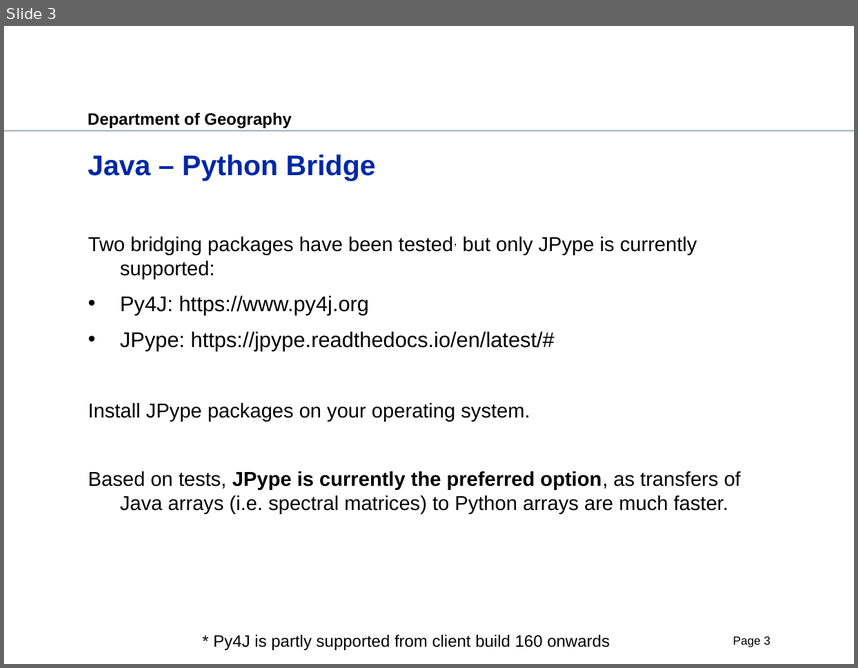
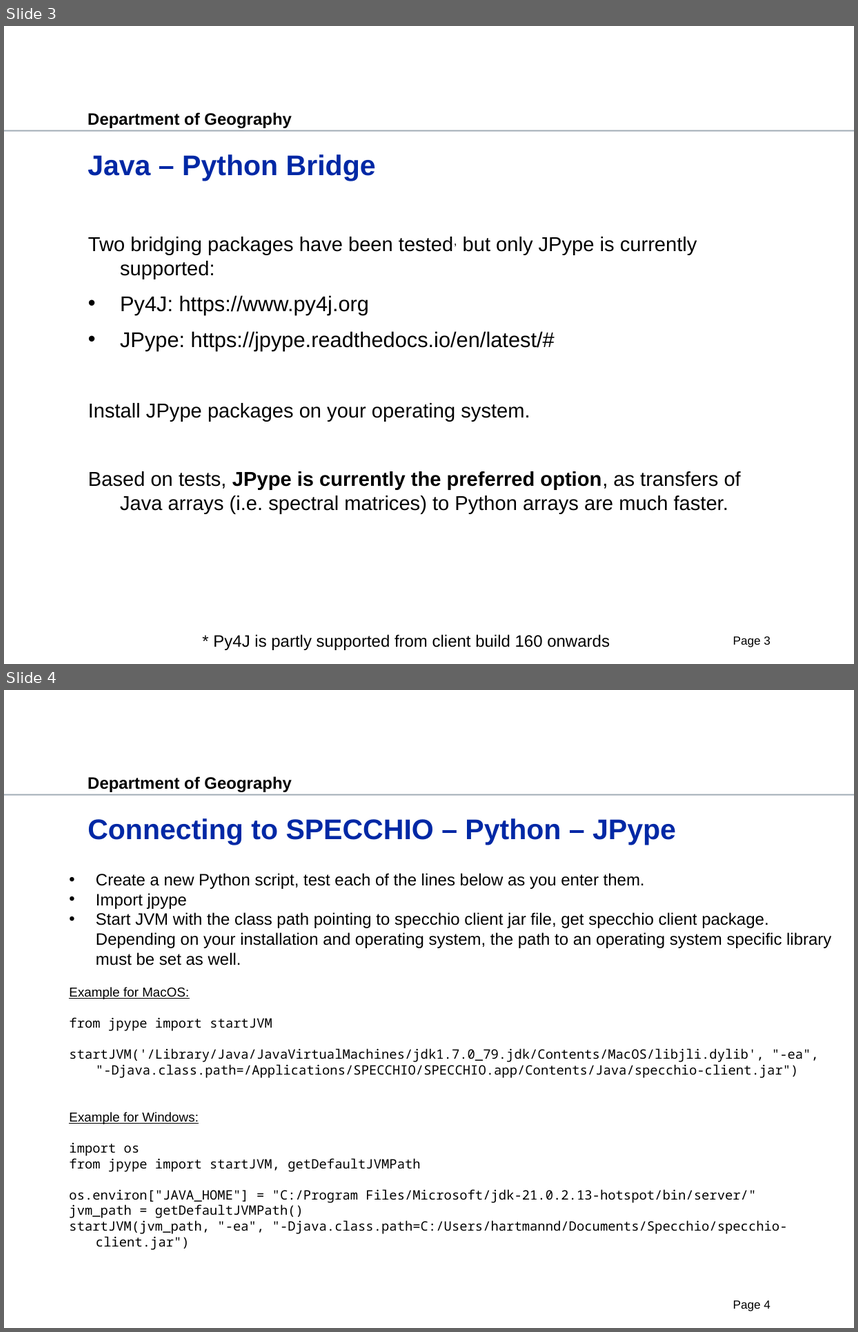
Before and after one commit to SPECCHIODB/Guides, a slide deck: Programming Course/Python_accessing_SPECCHIO.ppt. Shown one above the other, each under a label of ours: slide 3 before the commit, slides 3 and 4 after it. The pictures are 858x668 and 858x1332 pixels, drawn with LibreOffice and Linux fonts; fonts in the diff are those of the drawing; background and template pictures are left out. Boxes give left, top, right and bottom in pixels: in the first picture for what was removed or moved away, otherwise in the second. Text is boxed around its words. In the diff, an @@ line names an element or a change of style, - is before the commit and + after.

Commit message:
Updates to show how to connect the JVM via jpype under Windows.

```diff
--- a/Programming Course/Python_accessing_SPECCHIO.ppt
+++ b/Programming Course/Python_accessing_SPECCHIO.ppt
@@ slide 4 added at (4, 690, 854, 1328), background #FFFFFF; not listed: 2 template elements that a slide beside it also shows @@
@@ title added at (87, 818, 676, 845), 24 pt, text #0028A5, bold @@
+Connecting to SPECCHIO – Python – JPype
@@ text added at (69, 873, 831, 1250), 11 pt, text #000000 @@
+• Create a new Python script, test each of the lines below as you enter them.
+• Import jpype
+• Start JVM with the class path pointing to specchio client jar file, get specchio client package. Depending on your installation and operating system, the path to an operating system specific library must be set as well.
+Example for MacOS:
+from jpype import startJVM
+startJVM('/Library/Java/JavaVirtualMachines/jdk1.7.0_79.jdk/Contents/MacOS/libjli.dylib', "-ea", "-Djava.class.path=/Applications/SPECCHIO/SPECCHIO.app/Contents/Java/specchio-client.jar")
+Example for Windows:
+import os
+from jpype import startJVM, getDefaultJVMPath
+os.environ["JAVA_HOME"] = "C:/Program Files/Microsoft/jdk-21.0.2.13-hotspot/bin/server/"
+jvm_path = getDefaultJVMPath()
+startJVM(jvm_path, "-ea", "-Djava.class.path=C:/Users/hartmannd/Documents/Specchio/specchio-client.jar")
@@ page number added at (733, 1300, 771, 1311), 10 pt, text #000000 @@
+Page 4
```
Also in this commit, not shown: 1 slide changed, 1 other file.
